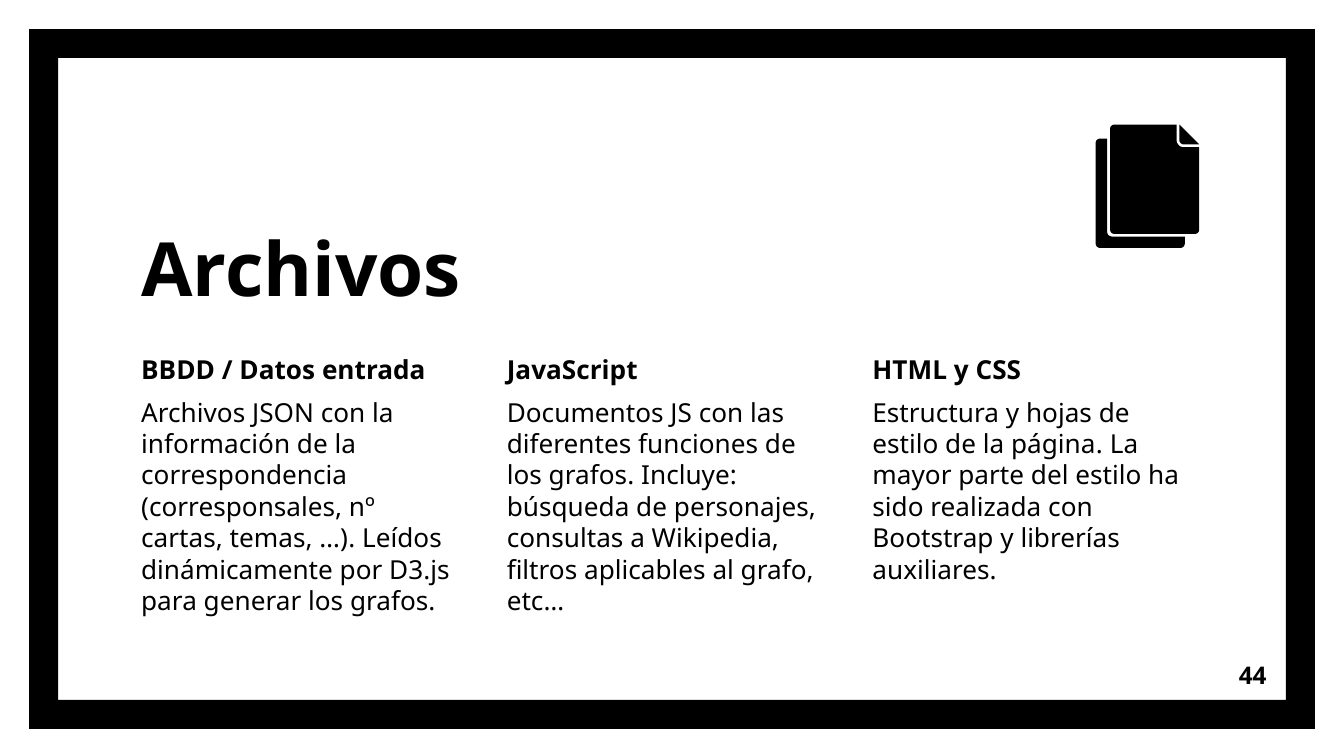
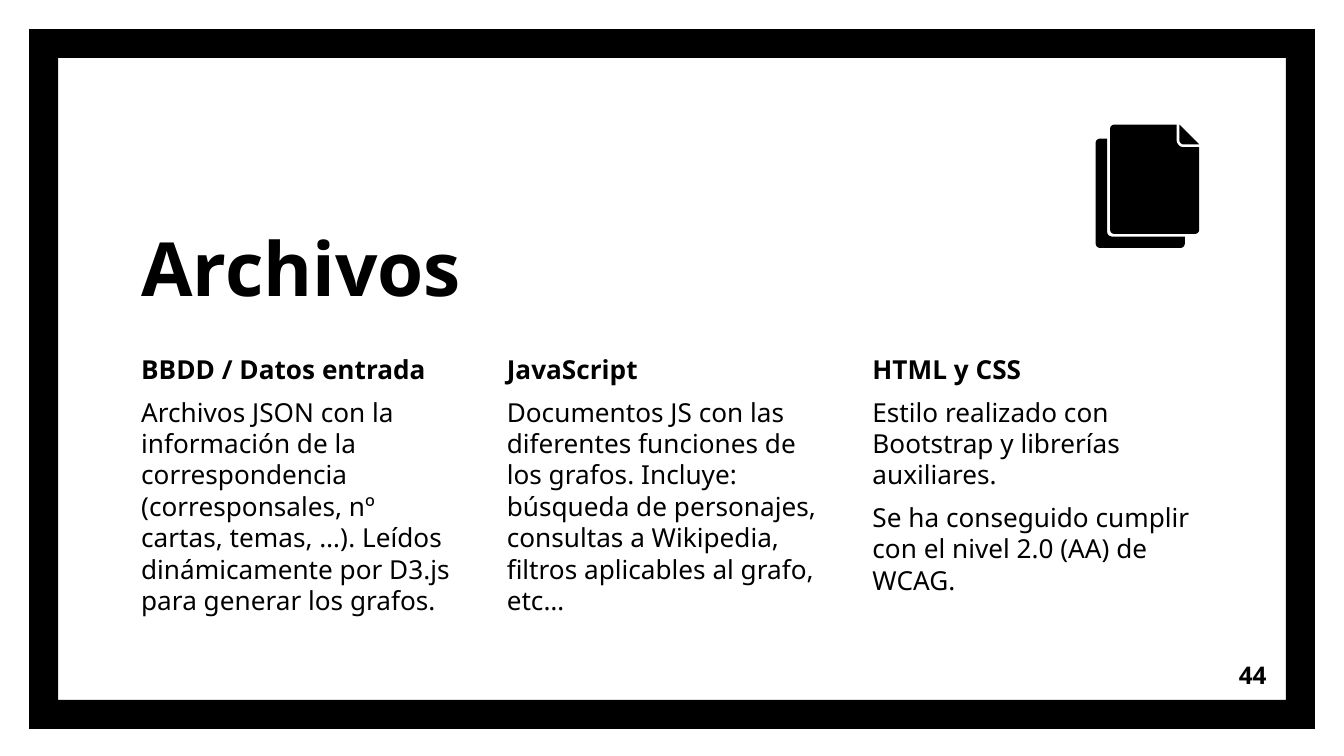
Before and after one commit to OriolInvernonLlaneza/Practicas-TFG, a slide deck: slide 44 of ppt/Jovellanos.pptx. Drawn at 1344x756 pixels with LibreOffice and Linux fonts; fonts in the diff are those of the drawing. Boxes give left, top, right and bottom in pixels: in the first picture for what was removed or moved away, otherwise in the second. Text is boxed around its words. In the diff, an @@ line names an element or a change of style, - is before the commit and + after.

Commit message:
ppt done

```diff
--- a/ppt/Jovellanos.pptx
+++ b/ppt/Jovellanos.pptx
@@ text at [872, 402, 1190, 591]: text changed @@
-Estructura y hojas de estilo de la página. La mayor parte del estilo ha sido realizada con Bootstrap y librerías auxiliares.
+Estilo realizado con Bootstrap y librerías auxiliares.
+Se ha conseguido cumplir con el nivel 2.0 (AA) de WCAG.
```
Also in this commit, not shown: 5 other slides changed, 6 slides added, 8 other files.
